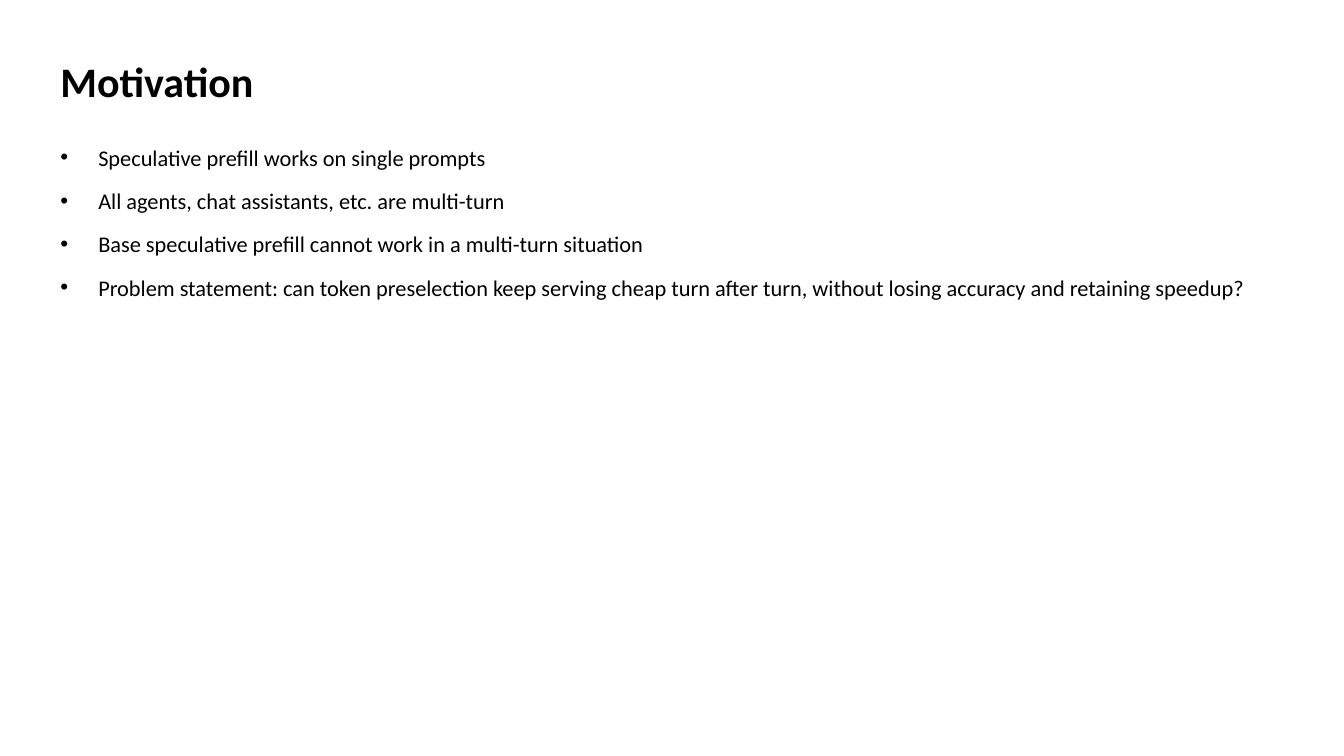
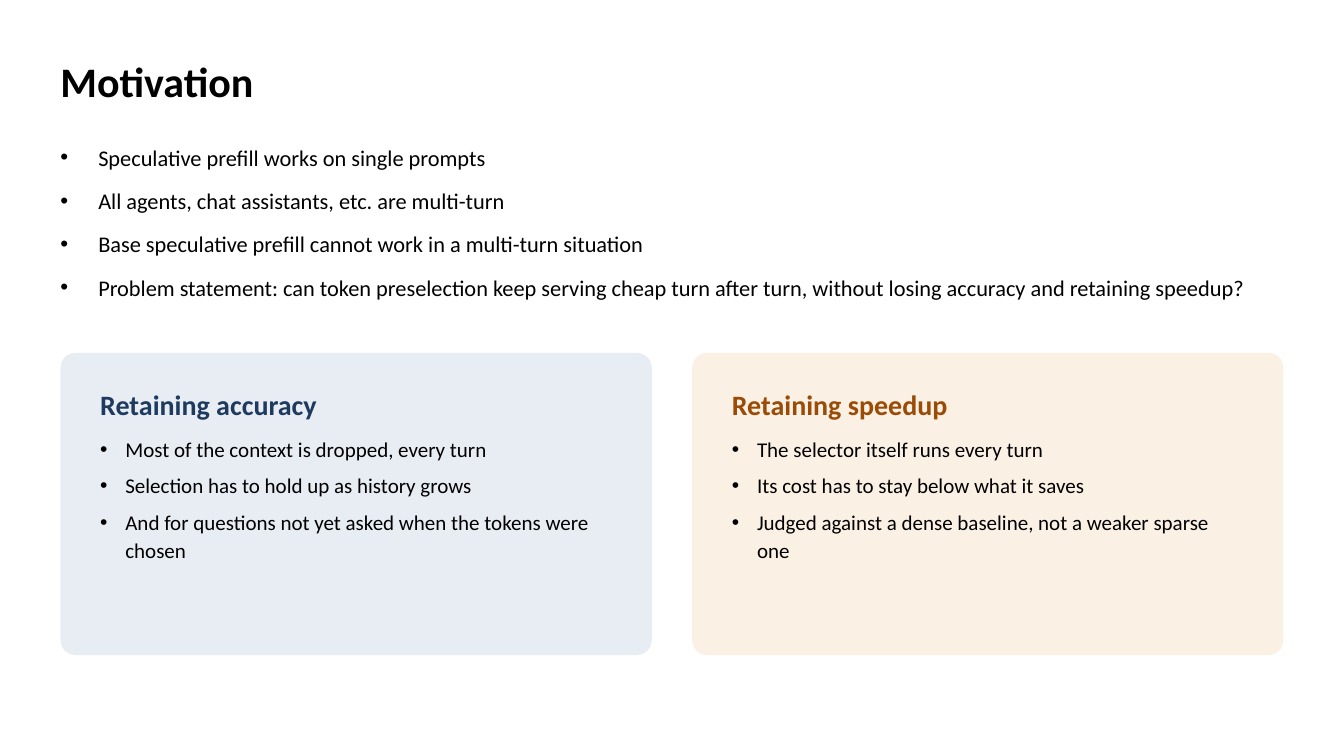
Before and after one commit to MS-Feeds/vllm-msn, a slide deck: slide 3 of benchmarks/spec_prefill_multi_turn/spec_prefill_multi_turn_template.pptx (slide 2 before the commit). Drawn at 1344x756 pixels with LibreOffice and Linux fonts; fonts in the diff are those of the drawing. Boxes give left, top, right and bottom in pixels: in the first picture for what was removed or moved away, otherwise in the second. Text is boxed around its words. In the diff, an @@ line names an element or a change of style, - is before the commit and + after.

```diff
--- a/benchmarks/spec_prefill_multi_turn/spec_prefill_multi_turn_template.pptx
+++ b/benchmarks/spec_prefill_multi_turn/spec_prefill_multi_turn_template.pptx
@@ rounded rectangle added at [60, 353, 652, 655], fill #E8EDF4, 15 pt, text #000000 @@
+Retaining accuracy
+• Most of the context is dropped, every turn
+• Selection has to hold up as history grows
+• And for questions not yet asked when the tokens were chosen
@@ rounded rectangle added at [693, 353, 1285, 655], fill #FBF0E4, 15 pt, text #000000 @@
+Retaining speedup
+• The selector itself runs every turn
+• Its cost has to stay below what it saves
+• Judged against a dense baseline, not a weaker sparse one
```
Also in this commit, not shown: 9 other slides changed, 6 slides added, 2 slides removed, 12 other files.
